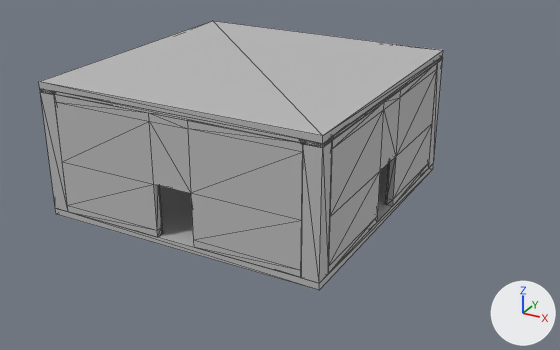
What one commit did to the FBX model Resource/FBX/Room_Exit_4.fbx.
One viewpoint serves both versions: a 50 mm camera at (0.574, -0.967, 0.509) aimed at (0.046, -0.007, 0.028). The lights are fixed; the arrows at lower right show +X, +Y and +Z. Mesh edges are drawn as thin lines. Where no turn or scale is listed for an object, it has been applied to the vertices. Vertices at the same position are counted once.

Script lines for the objects in view, before the commit:
```python
me_mesh = bpy.data.meshes.new('Mesh')
me_mesh.from_pydata(...)  # 464 vertices, 760 faces; spans x -0.218..0.218, y -0.218..0.218, z -0.01..0.195
me_mesh.materials.append(mat_lambert16)  # grey #bcbcbc
ob_room_exit_4_v3 = bpy.data.objects.new('Room_Exit_4_V3', me_mesh)
ob_room_exit_4_v3.location = (0.0, 0.0, 0.0)
```
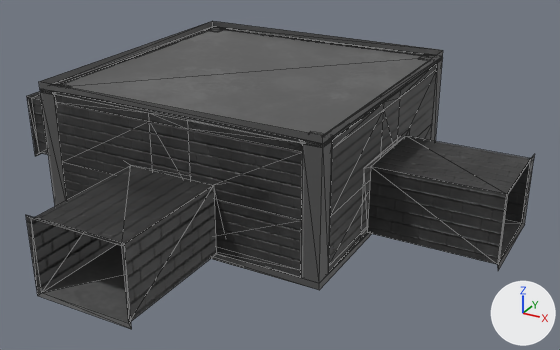
Boxes (x1, y1, x2, y2) around the edits, measured in the pictures (560 x 350 px):
'Room_Exit_4_V3', reshaped (26% wider, 14% taller)
    before: (39, 21, 443, 290)
    after: (26, 21, 535, 329)
part 1 of me_mesh, added (black)
    after: (27, 91, 48, 156)
part 2 of me_mesh, added (black)
    after: (366, 134, 535, 270)
part 3 of me_mesh, added (black)
    after: (26, 165, 220, 329)
part 4 of me_mesh, cut back
    before: (39, 21, 443, 234)
part 5 of me_mesh, recoloured (grey to black)
    both: (39, 51, 443, 290)

What the commit changed:
Picture 'RoomTexture.png' (img_roomtexture_png) is new.
Picture 'normalmapWall.png' (img_normalmapwall_png) is new.
Material 'lambert15' (mat_lambert15) is new.
Uses the picture img_normalmapwall_png.
Uses the picture img_roomtexture_png.
me_mesh is used by ob_room_exit_4_v3; location (0.0, 0.0, 0.0).
me_mesh had 464 vertices, 760 faces and spanned x -0.218..0.218, y -0.218..0.218, z -0.01..0.195.
me_mesh now has 496 vertices, 766 faces and spans x -0.403..0.403, y -0.402..0.402, z -0.01..0.195.
me_mesh part 1: a new loose piece of 16 vertices spanning x -0.403..-0.217, y -0.087..0.087, z -0.005..0.105, in mat_lambert15.
me_mesh part 2: a new loose piece of 16 vertices spanning x 0.217..0.403, y -0.087..0.087, z -0.005..0.105, in mat_lambert15.
me_mesh part 3: a new loose piece of 16 vertices spanning x -0.087..0.087, y -0.402..-0.214, z -0.005..0.105, in mat_lambert15.
Part 4, on me_mesh:
42 vertices are removed from x -0.218..0.218, y -0.218..0.218, z 0.0..0.185.
142 faces are deleted.
8 vertices in x -0.206..0.206, y -0.206..0.206, z 0.08 move by (0.0, 0.0, -0.001).
6 vertices in x -0.044..0.044, y 0.209, z 0.08 move by (0.0, 0.012, -0.001).
6 vertices in x -0.044..0.044, y 0.209, z 0.0..0.094 move by (0.0, 0.012, 0.0).
6 vertices in x -0.044..0.044, y -0.209, z 0.08 move by (0.0, -0.012, -0.001).
6 vertices in x -0.044..0.044, y -0.209, z 0.0..0.094 move by (0.0, -0.012, 0.0).
5 vertices in x -0.209, y -0.044..0.044, z 0.0..0.094 move by (-0.013, 0.0, 0.0).
14 vertices move from x -0.209..0.209, y -0.044..0.044, z 0.0..0.094 to x -0.222..0.222, y -0.044..0.044, z 0.0..0.094.
4 vertices are added at (-0.206, 0.029, 0.0), (-0.222, 0.029, 0.0), (0.206, 0.029, 0.0), (0.222, 0.029, 0.0).
6 new vertices lie (0.0, 0.0, 0.079) away from vertices in x -0.222..0.209, y 0.029..0.044, z 0.0.
52 new faces join them.
me_mesh part 5: 618 faces spanning x -0.222..0.222, y -0.221..0.221, z -0.01..0.195 switch from mat_lambert16 (grey #bcbcbc) to mat_lambert15.
